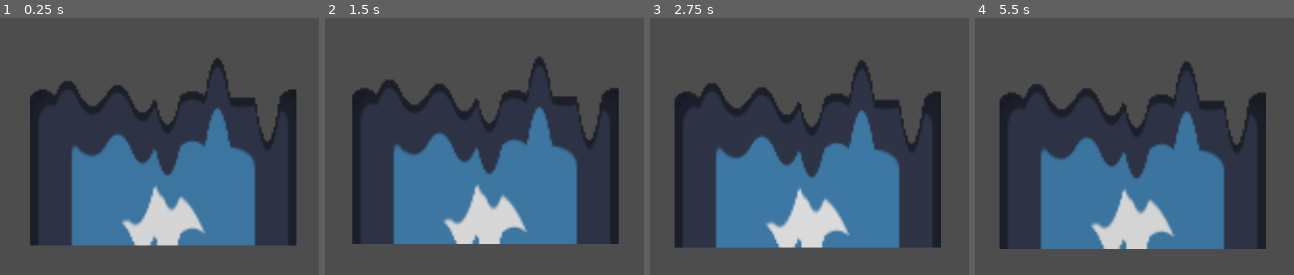
Above: before the commit, frames 1-4 (left to right).
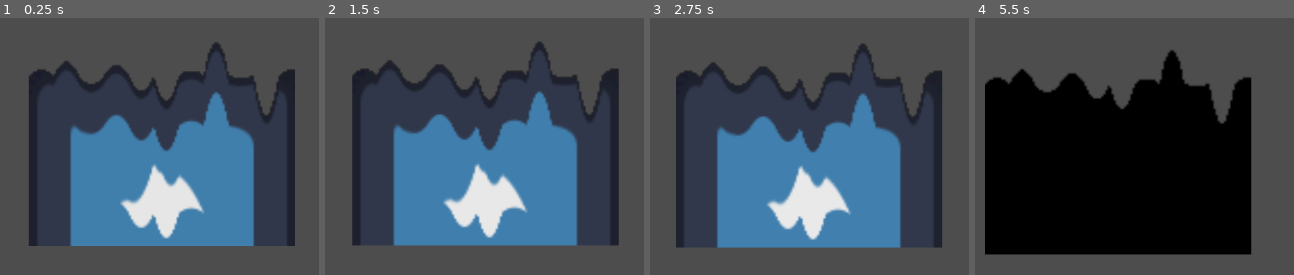
Above: after the commit, the same moments.

Repository: youer0219/ShadersSprite2D
Game: Godot game, scene res://shaders_sprite2d_demo/shaders_sprite2d_demo.tscn
Same seed, same stepped clock (60 frames per second), same inputs: the game is played once before the commit and once after it. The engine's default icon, where the game draws it, is replaced by a stand-in: a white triangle on a blue panel in a dark square.
Inputs:
- Up to frame 1 (0.25 s): no input
- Up to frame 2 (1.5 s): no input
- Up to frame 3 (2.75 s): no input
- Up to frame 4 (5.5 s): no input

The runs differ from the first frame. In frame 1, 20% of the frame differs, in the area x 9-93%, y 9-89%; in frame 2, 19%; in frame 3, 20%; in frame 4, 59%, in the area x 3-92%, y 12-93%.

Commit message:
add test

Diff:
--- a/shaders_sprite2d_demo/shaders/melting_screen_like.tres
+++ b/shaders_sprite2d_demo/shaders/melting_screen_like.tres
@@ -5,4 +5,4 @@
 [resource]
 shader = ExtResource("1_foecl")
 shader_parameter/subdivisions = 10
-shader_parameter/movement = 0.46
+shader_parameter/movement = 0.4
--- a/shaders_sprite2d_demo/shaders/simple_2d_random_shake_and_flash.tres
+++ b/shaders_sprite2d_demo/shaders/simple_2d_random_shake_and_flash.tres
@@ -4,7 +4,7 @@
 
 [resource]
 shader = ExtResource("1_bgtsa")
-shader_parameter/hit_effect = 0.17
+shader_parameter/hit_effect = 0.1
 shader_parameter/shake_intensity = 10.0
 shader_parameter/flash_speed = 30.0
 shader_parameter/flash_color = Color(0, 0, 0, 1)
--- a/shaders_sprite2d_demo/shaders_sprite2d_demo.tscn
+++ b/shaders_sprite2d_demo/shaders_sprite2d_demo.tscn
@@ -1,5 +1,6 @@
-[gd_scene load_steps=6 format=3 uid="uid://cyugwl4nvbtqi"]
+[gd_scene load_steps=7 format=3 uid="uid://cyugwl4nvbtqi"]
 
+[ext_resource type="Script" uid="uid://bixmtvw7oe0e5" path="res://shaders_sprite2d_demo/shaders_sprite_2d_demo.gd" id="1_r7o4v"]
 [ext_resource type="Script" uid="uid://bax4oc1bhb3h4" path="res://shaders_sprite_2d.gd" id="1_v2l3j"]
 [ext_resource type="Material" uid="uid://3osytgg2uvn4" path="res://shaders_sprite2d_demo/shaders/simple_2d_random_shake_and_flash.tres" id="2_6jjnh"]
 [ext_resource type="Texture2D" uid="uid://bhqfj034grytt" path="res://shaders_sprite2d_demo/image/icon.svg" id="2_ewgqd"]
@@ -8,6 +9,7 @@
 [sub_resource type="PlaceholderMaterial" id="PlaceholderMaterial_6jjnh"]
 
 [node name="ShadersSprite2dDemo" type="Node2D"]
+script = ExtResource("1_r7o4v")
 
 [node name="Camera2D" type="Camera2D" parent="."]
 zoom = Vector2(3, 3)
@@ -25,6 +27,7 @@
 [node name="EffectShow" type="Node2D" parent="."]
 
 [node name="ShadersSprite2D" type="Sprite2D" parent="EffectShow"]
+unique_name_in_owner = true
 material = ExtResource("2_6jjnh")
 script = ExtResource("1_v2l3j")
 bottom_texture = ExtResource("2_ewgqd")
--- /dev/null
+++ b/shaders_sprite2d_demo/shaders_sprite_2d_demo.gd
@@ -0,0 +1,25 @@
+extends Node2D
+
+@onready var shaders_sprite_2d: ShadersSprite2D = %ShadersSprite2D
+
+
+
+func _ready() -> void:
+	_test_shaders_sprite2d()
+
+
+func _test_shaders_sprite2d():
+	print("====   开始测试   ====")
+	print("同时应用两个shader的效果展示")
+	print("等待4s")
+
+	await get_tree().create_timer(4.0).timeout
+	print("修改shader的属性调整效果")
+	shaders_sprite_2d.set_shader_param_by_name("shader01","hit_effect",1)
+	print("预期效果： 抖动变得更加剧烈")
+	print("等待4s")
+
+	await get_tree().create_timer(4.0).timeout
+	print("修改shader的属性调整效果")
+	shaders_sprite_2d.set_shader_param_by_name("shader02","movement",0.8)
+	print("预期效果： 图像显示位置明确下移（超过图像边界的不会显示）")
Not shown, added: shaders_sprite2d_demo/shaders_sprite_2d_demo.gd.uid
